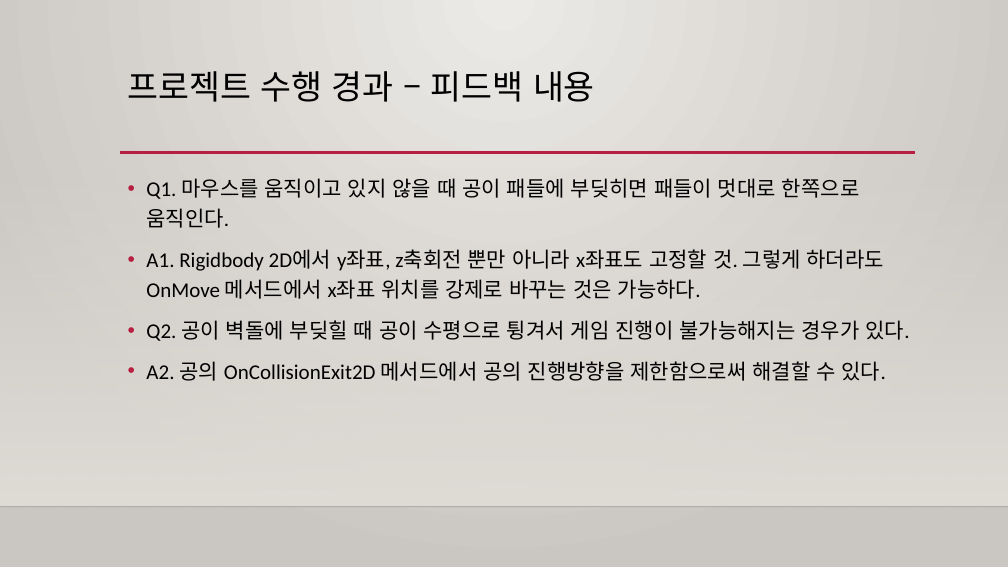
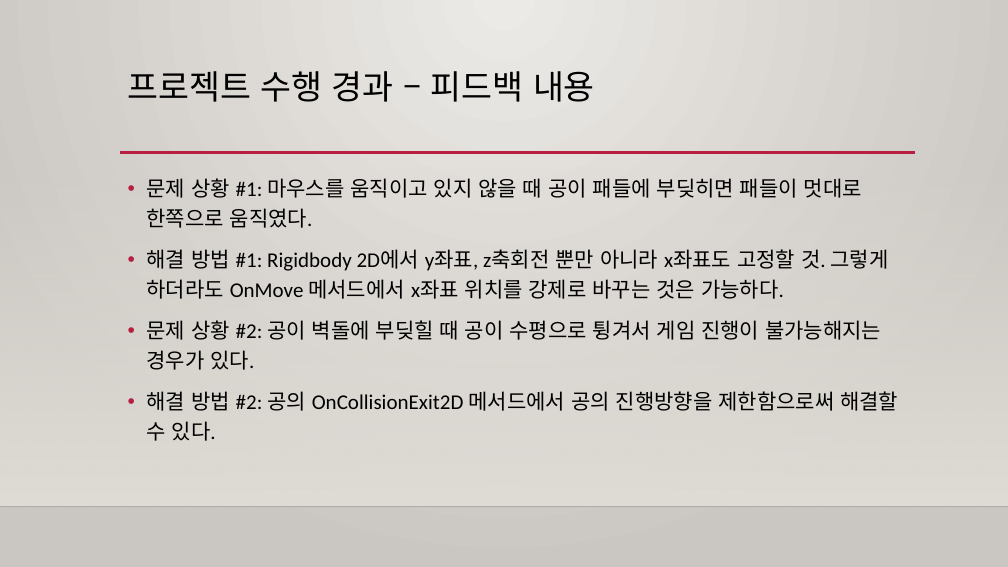
Before and after one commit to Bin2y/Break-Out, a slide deck: slide 8 of 결과보고서_B11팀(벽돌깨기).pptx. Drawn at 1008x567 pixels with LibreOffice and Linux fonts; fonts in the diff are those of the drawing; background and template pictures are left out. Boxes give left, top, right and bottom in pixels: in the first picture for what was removed or moved away, otherwise in the second. Text is boxed around its words. In the diff, an @@ line names an element or a change of style, - is before the commit and + after.

```diff
--- a/결과보고서_B11팀(벽돌깨기).pptx
+++ b/결과보고서_B11팀(벽돌깨기).pptx
@@ text at (146, 178, 898, 441): text changed @@
-• Q1. 마우스를 움직이고 있지 않을 때 공이 패들에 부딪히면 패들이 멋대로 한쪽으로 움직인다.
-• A1. Rigidbody 2D에서 y좌표, z축회전 뿐만 아니라 x좌표도 고정할 것. 그렇게 하더라도 OnMove 메서드에서 x좌표 위치를 강제로 바꾸는 것은 가능하다.
-• Q2. 공이 벽돌에 부딪힐 때 공이 수평으로 튕겨서 게임 진행이 불가능해지는 경우가 있다.
-• A2. 공의 OnCollisionExit2D 메서드에서 공의 진행방향을 제한함으로써 해결할 수 있다.
+• 문제 상황 #1: 마우스를 움직이고 있지 않을 때 공이 패들에 부딪히면 패들이 멋대로 한쪽으로 움직였다.
+• 해결 방법 #1: Rigidbody 2D에서 y좌표, z축회전 뿐만 아니라 x좌표도 고정할 것. 그렇게 하더라도 OnMove 메서드에서 x좌표 위치를 강제로 바꾸는 것은 가능하다.
+• 문제 상황 #2: 공이 벽돌에 부딪힐 때 공이 수평으로 튕겨서 게임 진행이 불가능해지는 경우가 있다.
+• 해결 방법 #2: 공의 OnCollisionExit2D 메서드에서 공의 진행방향을 제한함으로써 해결할 수 있다.
```
Also in this commit, not shown: 6 other slides changed, 4 slides added.
